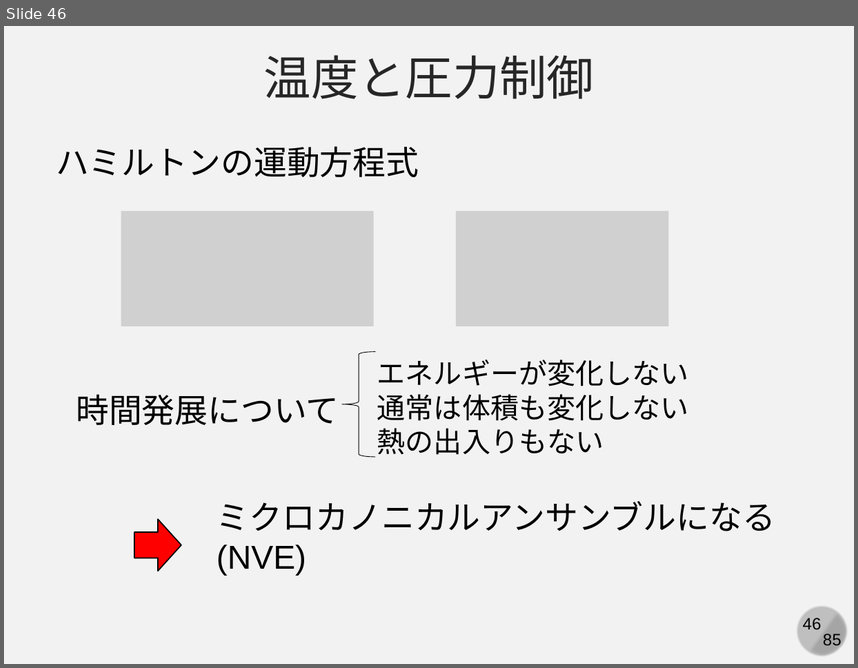
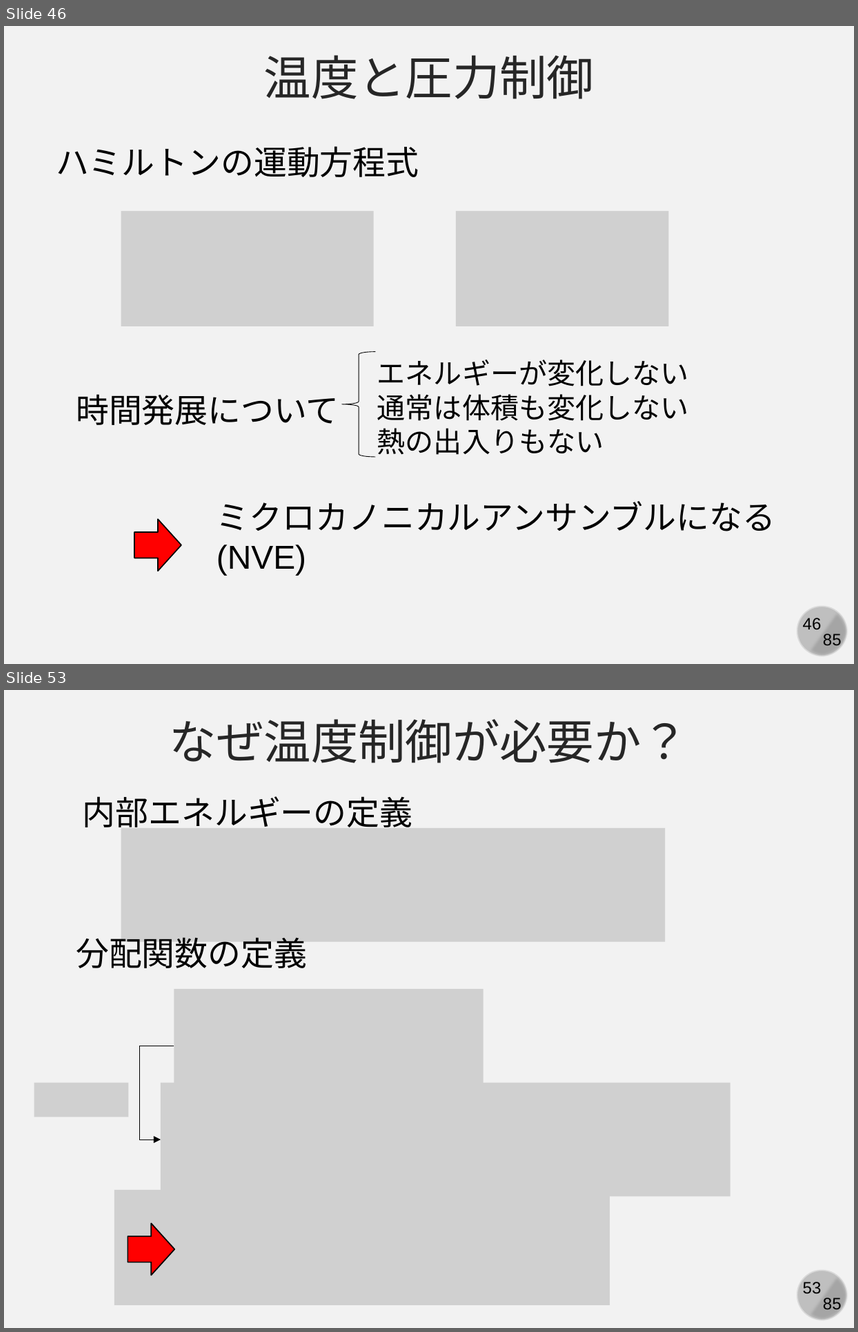
Before and after one commit to kaityo256/simulation_engineering, a slide deck: 06_md_observable/simulation06.pptx. Shown one above the other, each under a label of ours: slide 46 before the commit, slides 46 and 53 after it; the slides between them are not shown. The pictures are 858x668 and 858x1332 pixels, drawn with LibreOffice and Linux fonts; fonts in the diff are those of the drawing; grey boxes stand for pictures. Boxes give left, top, right and bottom in pixels: in the first picture for what was removed or moved away, otherwise in the second. Text is boxed around its words. In the diff, an @@ line names an element or a change of style, - is before the commit and + after.

```diff
--- a/06_md_observable/simulation06.pptx
+++ b/06_md_observable/simulation06.pptx
@@ slide 53 added at (4,690,854,1328), background #F2F2F2; not listed: 4 template elements that a slide beside it also shows @@
@@ text added at (170,719,688,763), 40 pt, text #262626 @@
+なぜ温度制御が必要か？
@@ text added at (83,796,412,827), 28 pt, text #000000 @@
+内部エネルギーの定義
@@ picture added at (121,828,665,942) @@
@@ text added at (76,937,307,968), 28 pt, text #000000 @@
+分配関数の定義
@@ picture added at (174,988,484,1103) @@
@@ elbow arrow added from (174, 1045) to (161, 1138), #000000 0.5 pt @@
@@ picture added at (34,1083,128,1116) @@
@@ picture added at (161,1083,730,1196) @@
@@ picture added at (114,1190,610,1305) @@
@@ right arrow added at (128,1223,175,1275), fill #FF0000, outline #000000 1 pt @@
```
Also in this commit, not shown: 1 slide changed, 7 other slides added.
